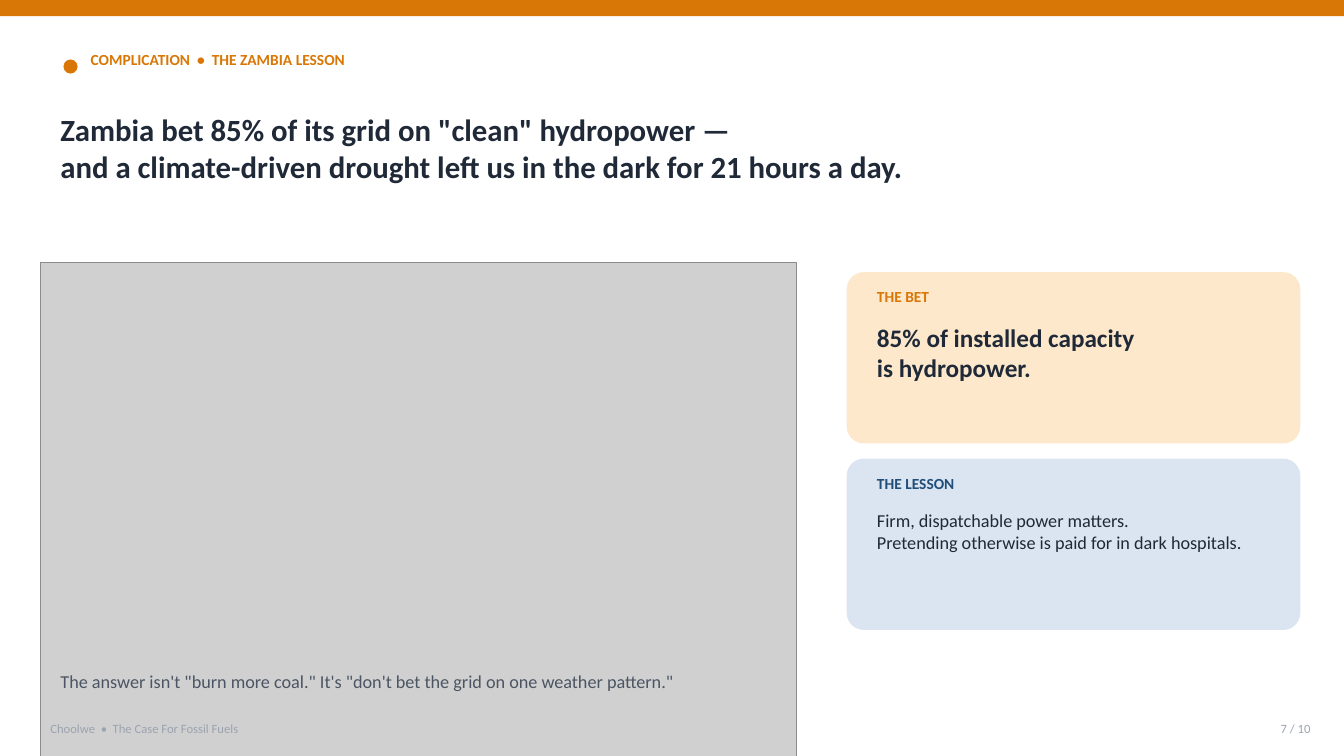
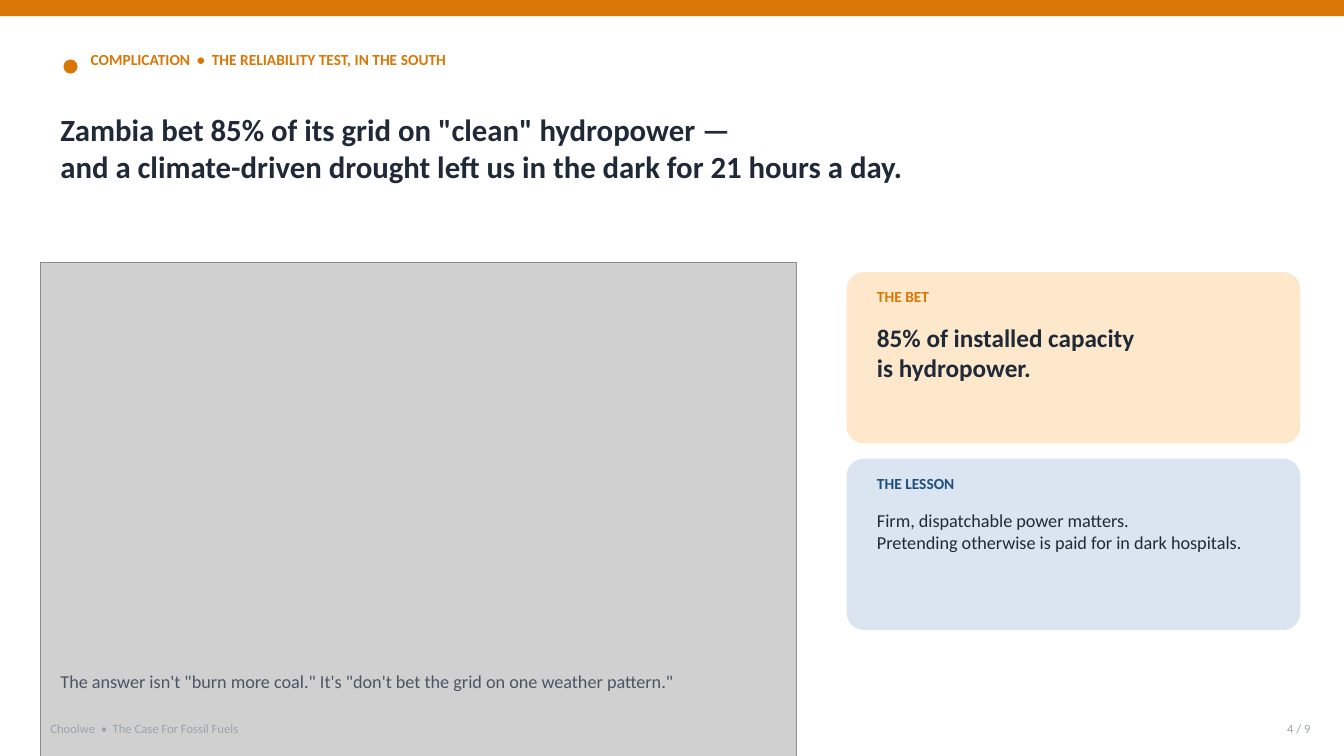
Before and after one commit to ccheelo-cmd/Fossil-fuels, a slide deck: slide 4 of case-for-fossil-fuels.pptx (slide 7 before the commit). Drawn at 1344x756 pixels with LibreOffice and Linux fonts; fonts in the diff are those of the drawing; grey boxes stand for pictures. Boxes give left, top, right and bottom in pixels: in the first picture for what was removed or moved away, otherwise in the second. Text is boxed around its words. In the diff, an @@ line names an element or a change of style, - is before the commit and + after.

```diff
--- a/case-for-fossil-fuels.pptx
+++ b/case-for-fossil-fuels.pptx
@@ text at [91, 55, 446, 67]: text changed @@
-COMPLICATION • THE ZAMBIA LESSON
+COMPLICATION • THE RELIABILITY TEST, IN THE SOUTH
@@ text at [1287, 725, 1310, 733]: text changed @@
-7 / 10
+4 / 9
```
Also in this commit, not shown: 7 other slides changed, 1 slide added, 2 slides removed, 12 other files.
